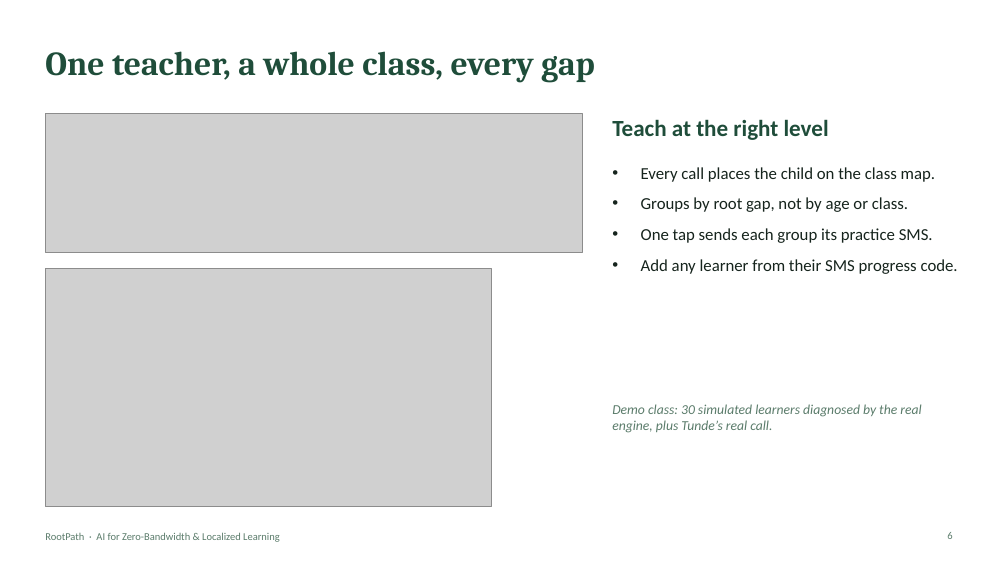
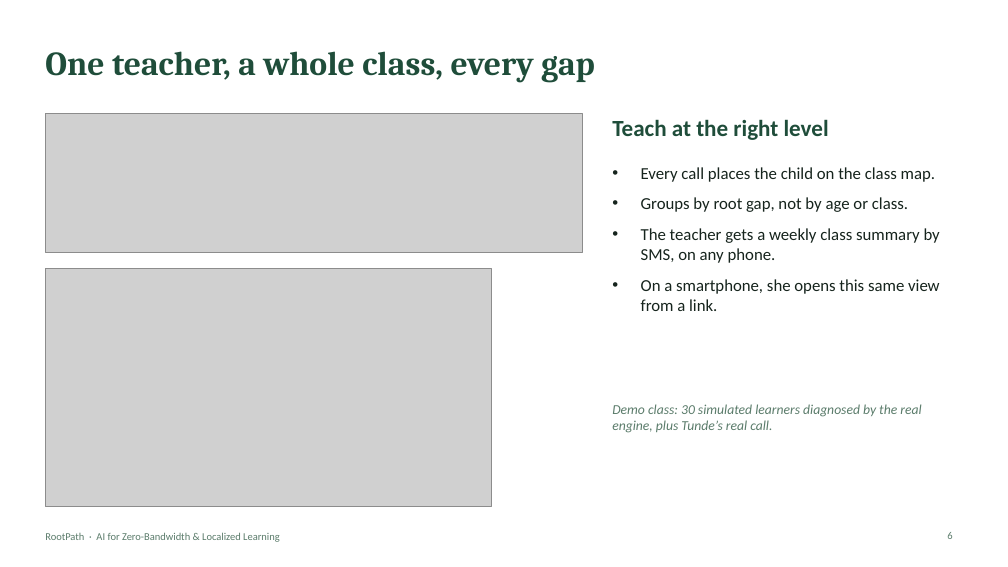
Before and after one commit to Schwoz17/EduMesh, a slide deck: slide 6 of pitch/RootPath_Deck.pptx. Drawn at 1008x567 pixels with LibreOffice and Linux fonts; fonts in the diff are those of the drawing; grey boxes stand for pictures. Boxes give left, top, right and bottom in pixels: in the first picture for what was removed or moved away, otherwise in the second. Text is boxed around its words. In the diff, an @@ line names an element or a change of style, - is before the commit and + after.

```diff
--- a/pitch/RootPath_Deck.pptx
+++ b/pitch/RootPath_Deck.pptx
@@ text at [641, 228, 940, 311]: text changed @@
-• One tap sends each group its practice SMS.
-• Add any learner from their SMS progress code.
+• The teacher gets a weekly class summary by SMS, on any phone.
+• On a smartphone, she opens this same view from a link.
```
Also in this commit, not shown: 1 other slide changed, 1 other file.
